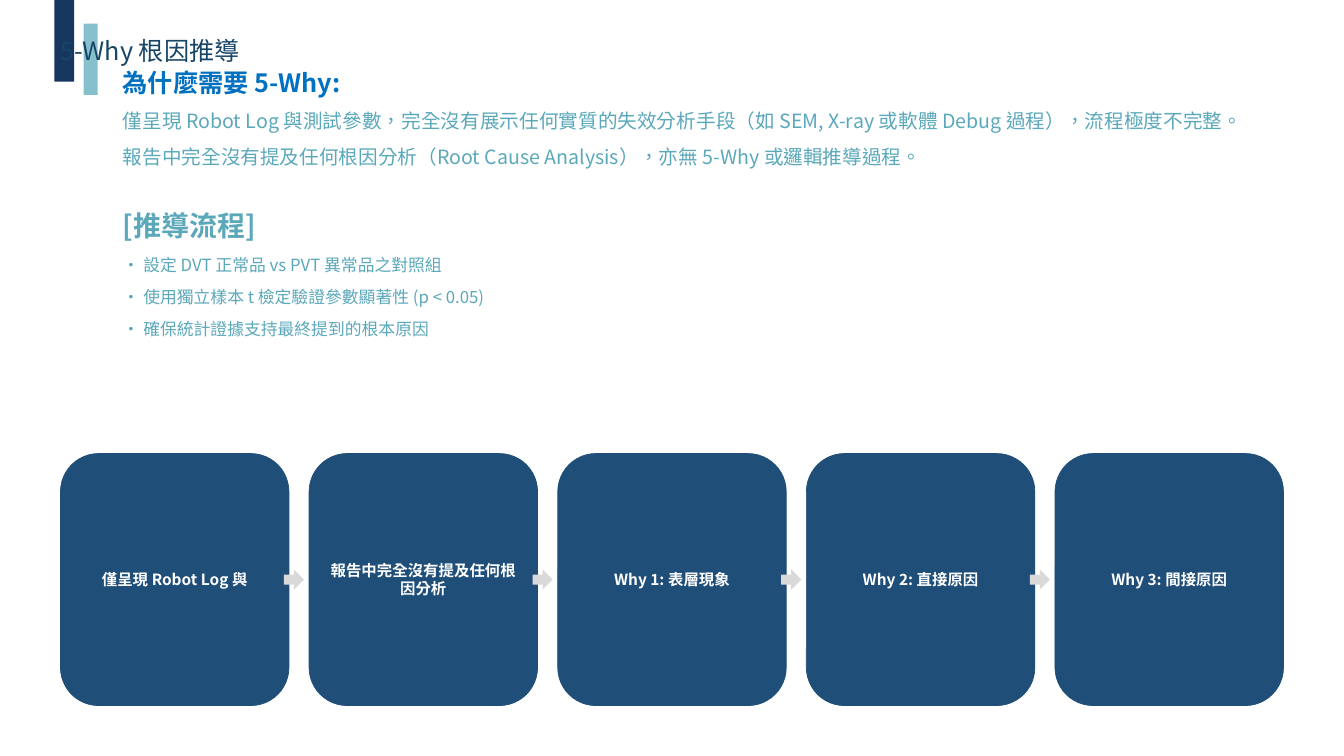
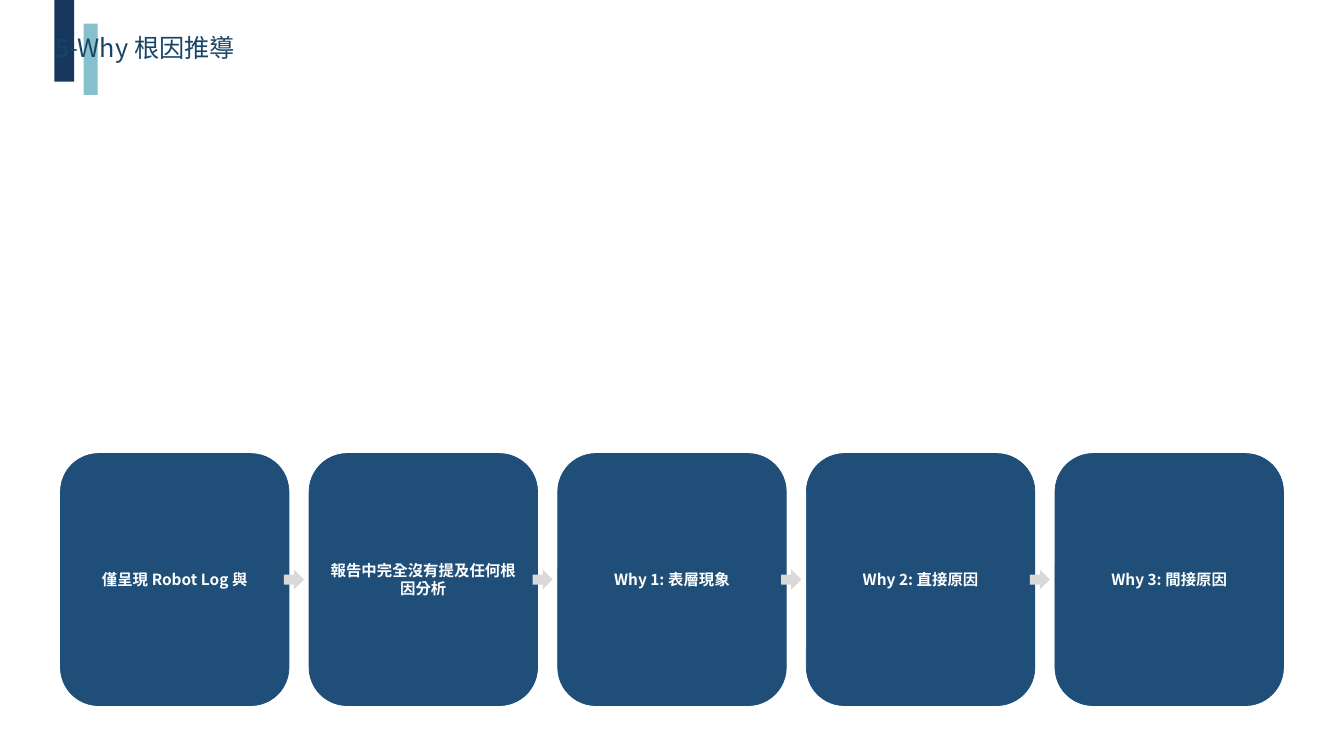
Before and after one commit to kcf7012/fa-report-refactor-root, a slide deck: slide 10 of report/MS_Meishan_ADO_445239_260716_improved.pptx. Drawn at 1344x756 pixels with LibreOffice and Linux fonts; fonts in the diff are those of the drawing; background and template pictures are left out. Boxes give left, top, right and bottom in pixels: in the first picture for what was removed or moved away, otherwise in the second. Text is boxed around its words. In the diff, an @@ line names an element or a change of style, - is before the commit and + after.

```diff
--- a/report/MS_Meishan_ADO_445239_260716_improved.pptx
+++ b/report/MS_Meishan_ADO_445239_260716_improved.pptx
@@ text "5-Why 根因推導" moved from (x1=60, y1=34, x2=240, y2=66) to (x1=55, y1=31, x2=235, y2=63) @@
@@ text removed at (x1=123, y1=70, x2=1242, y2=337) @@
-為什麼需要 5-Why:
-僅呈現 Robot Log 與測試參數，完全沒有展示任何實質的失效分析手段（如 SEM, X-ray 或軟體 Debug 過程），流程極度不完整。
-報告中完全沒有提及任何根因分析（Root Cause Analysis），亦無 5-Why 或邏輯推導過程。
-[推導流程]
-• 設定 DVT 正常品 vs PVT 異常品之對照組
-• 使用獨立樣本 t 檢定驗證參數顯著性 (p < 0.05)
-• 確保統計證據支持最終提到的根本原因
```
Also in this commit, not shown: 3 other slides changed, 3 slides added, 8 other files.
